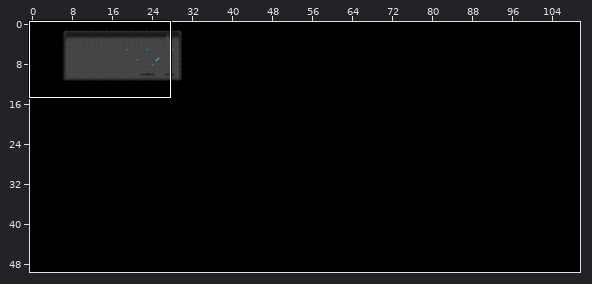
Tiled map -- mapAutreScenes.tmx. The picture above shows the old version from afar; the outline marks the close-up.
Close-up. First the earlier version:
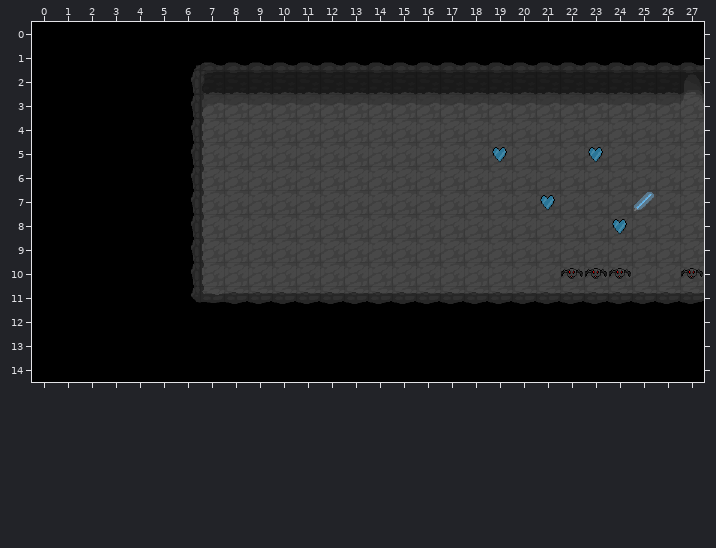
Cells are 32x32 px. Shown: x 0..27, y 0..14. The commit also changed other parts of the map, which this record leaves out.
After:
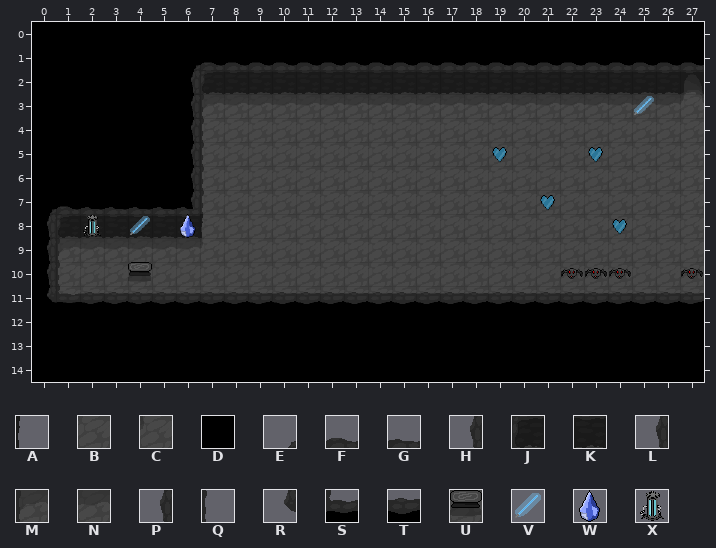
Key: from "tuilesJeu": A 217, B 218, C 248, D 251, E 279, F 280, G 281, H 310, J 311, K 312, L 341, M 342, N 343, P 372, Q 373, R 403, S 404, T 406, U 537, V 589, W 682, X 713.
_ is an empty cell, # one hidden under a higher layer, . an unchanged one.
Objects are placed by their top-left corner, in cells (3,4 is the top-left corner of cell 3,4); size is 1x1 cell unless given.
Difference:
--- layer "groundGrotte"
@@ x 1..7 @@
- 7 .....D.
- 8 ...DDD.
- 9 DD_DDDB
-10 DD_DDD.
-11 DDDDDD.
+ 7 ....._.
+ 8 ...##_.
+ 9 MNNNNNC
+10 BBB#BB.
+11 BBBBBB.
--- layer "buildGrotte"
@@ x 0..7 @@
- 7 ______..
- 8 ______L_
- 9 _.....L.
-10 _..._.L.
-11 _.....R.
+ 7 EFGGGG..
+ 8 HJKKKKKA
+ 9 H....._.
+10 P...U._.
+11 R....._.
--- layer "persoDerriereGrotte"
@@ x 1..7 @@
- 7 ....._.
- 8 ......Q
- 9 _.....Q
-10 _.....Q
-11 ______S
+ 7 .....G.
+ 8 ......_
+ 9 Q....._
+10 Q....._
+11 STTTTTT
--- layer "sabre"
+V at 25,3
+V at 4,8
-V at 25,7
--- layer "monnaie" (added)
+W at 6,8
--- layer "reacteurs" (added)
+X at 2,8
Pixel boxes of the changes (left, top, right, bottom) in both close-ups:
added: (634, 96, 654, 115)
changed: (47, 206, 224, 304)
removed: (634, 192, 654, 211)
